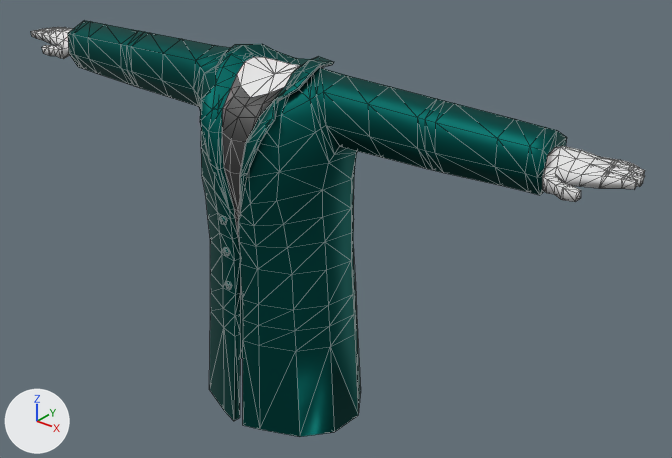
Before and after pictures for a commit that changed the glTF model assets/base-avatars/upper_body/M_uBody_BlueVests/M_uBody_BlueVests.glb.
One viewpoint serves both versions: a 50 mm camera at (1.468, -1.603, 2.145) aimed at (0.105, 0.102, 1.088). The lights are fixed; the arrows at lower left show +X, +Y and +Z. Mesh edges are drawn as thin lines. Where no turn or scale is listed for an object, it has been applied to the vertices. Vertices at the same position are counted once.

Names of what the first picture shows: 'M_uBody_BlueVests'.
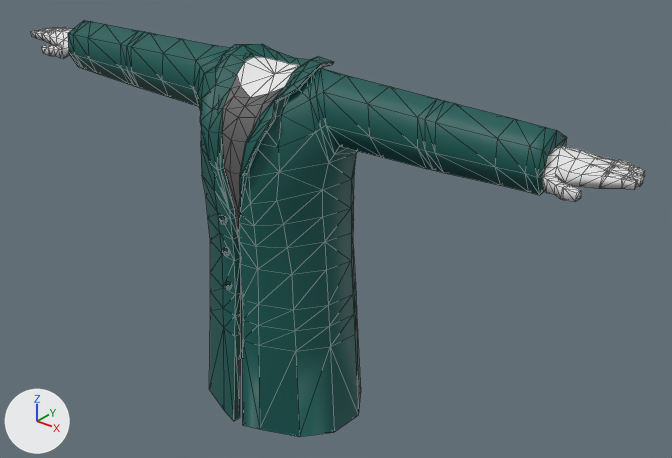
Changed parts and their boxes (x1, y1, x2, y2) in the pictures (672 x 458 px; the box of a moved part takes in the faces that stretch with it):
'M_uBody_BlueVests', surface changed, reshaped: (31, 20, 645, 437) in both
part 1 of me_mesh_006, moved or reshaped: (209, 311, 361, 437) in both

The change, as a list of edits to the scene's bpy script:
```text
Change mat_color_pallete_mat:
    mat_color_pallete_mat.metallic: 1.0 -> 0.0
Change me_mesh_006:
    used by ob_m_ubody_bluevests; location = (0.0, 0.0, 0.0)
    remove me_mesh_006.from_pydata(...)  # 808 vertices, 1596 faces; spans x -0.92..0.92, y -0.19..0.2, z 0.58..1.56
    add me_mesh_006.from_pydata(...)  # 840 vertices, 1606 faces; spans x -0.92..0.92, y -0.19..0.2, z 0.58..1.56
    me_mesh_006 part 1
    51 faces are deleted
    32 vertices are added at x -0.23..0.23, y -0.19..0.2, z 0.58..1.51
    61 new faces join them, mat_color_pallete_mat (picture img_color_pallete_tx)
```
